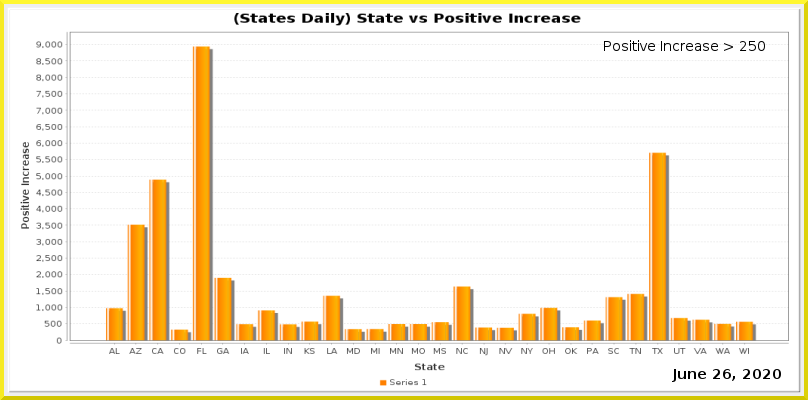
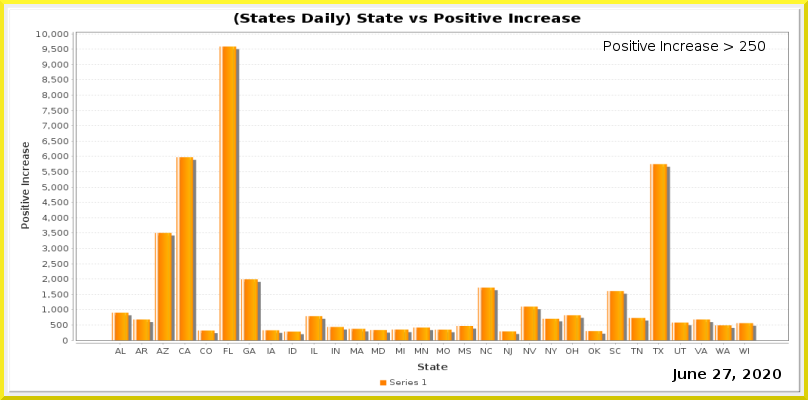
Before/after of a 808×400 layered artwork. What changed in the layer stack:
painted on "Current Date" over (723, 369, 731, 379)
painted on "Date_vs_TestIncrease.png" over (36, 31, 789, 371)
